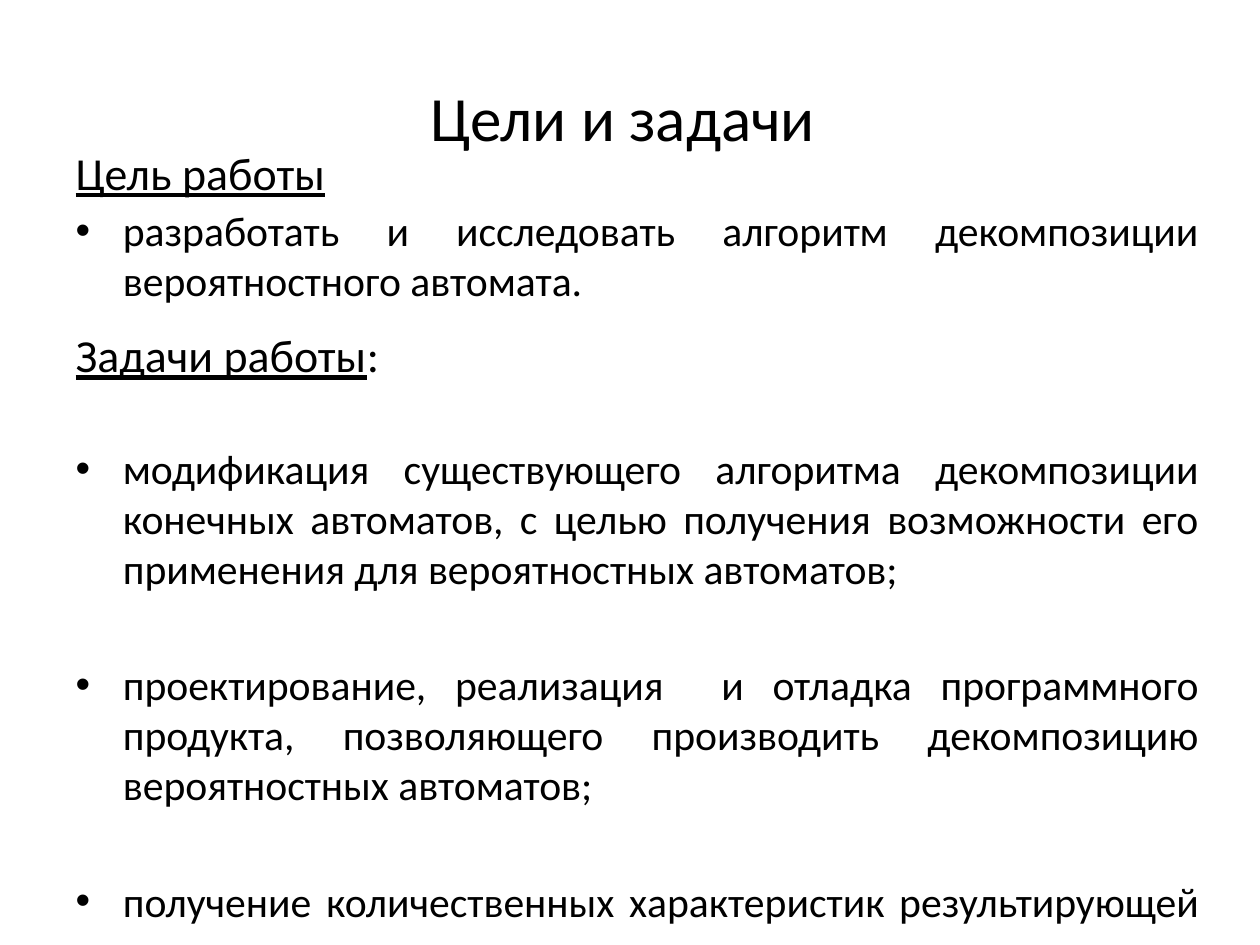
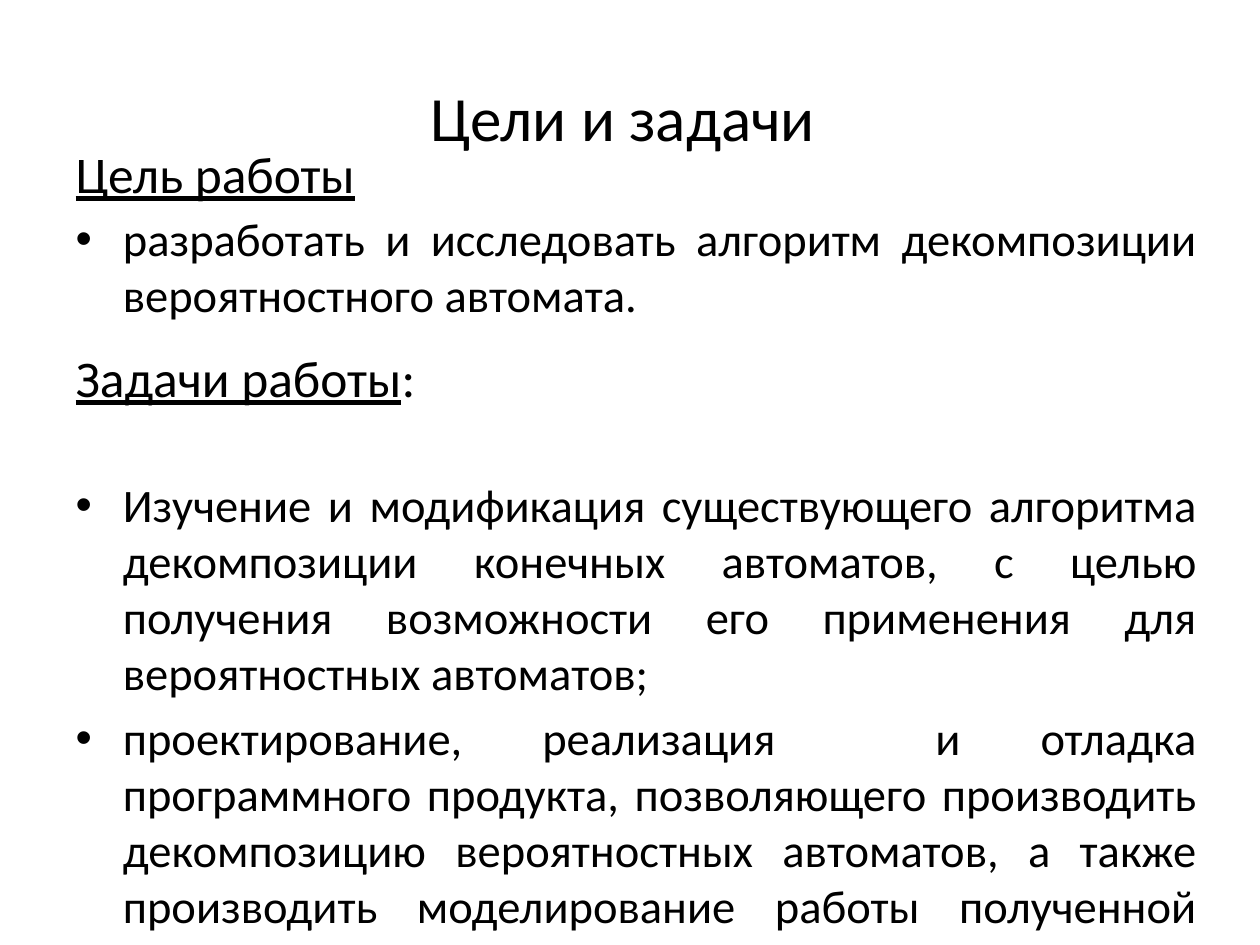
Before and after one commit to erad888/fsm-decompose, a slide deck: slide 2 of Презентация.pptx. Drawn at 1260x945 pixels with LibreOffice and Linux fonts; fonts in the diff are those of the drawing. Boxes give left, top, right and bottom in pixels: in the first picture for what was removed or moved away, otherwise in the second. Text is boxed around its words. In the diff, an @@ line names an element or a change of style, - is before the commit and + after.

```diff
--- a/Презентация.pptx
+++ b/Презентация.pptx
@@ text at bbox=[76, 158, 1197, 406]: size 26.2 to 29.4 pt in "Цель работы", "Задачи работы:"; size 23.8 to 26.6 pt in "разработать и исследовать алгоритм декомпозиции вероятностно ..." @@
@@ text at bbox=[123, 490, 1197, 931]: text changed; size 23.8 to 26.6 pt @@
-• модификация существующего алгоритма декомпозиции конечных автоматов, с целью получения возможности его применения для вероятностных автоматов;
-• проектирование, реализация и отладка программного продукта, позволяющего производить декомпозицию вероятностных автоматов;
-• получение количественных характеристик результирующей сети и исходного автомата.
+• Изучение и модификация существующего алгоритма декомпозиции конечных автоматов, с целью получения возможности его применения для вероятностных автоматов;
+• проектирование, реализация и отладка программного продукта, позволяющего производить декомпозицию вероятностных автоматов, а также производить моделирование работы полученной сети;
```
